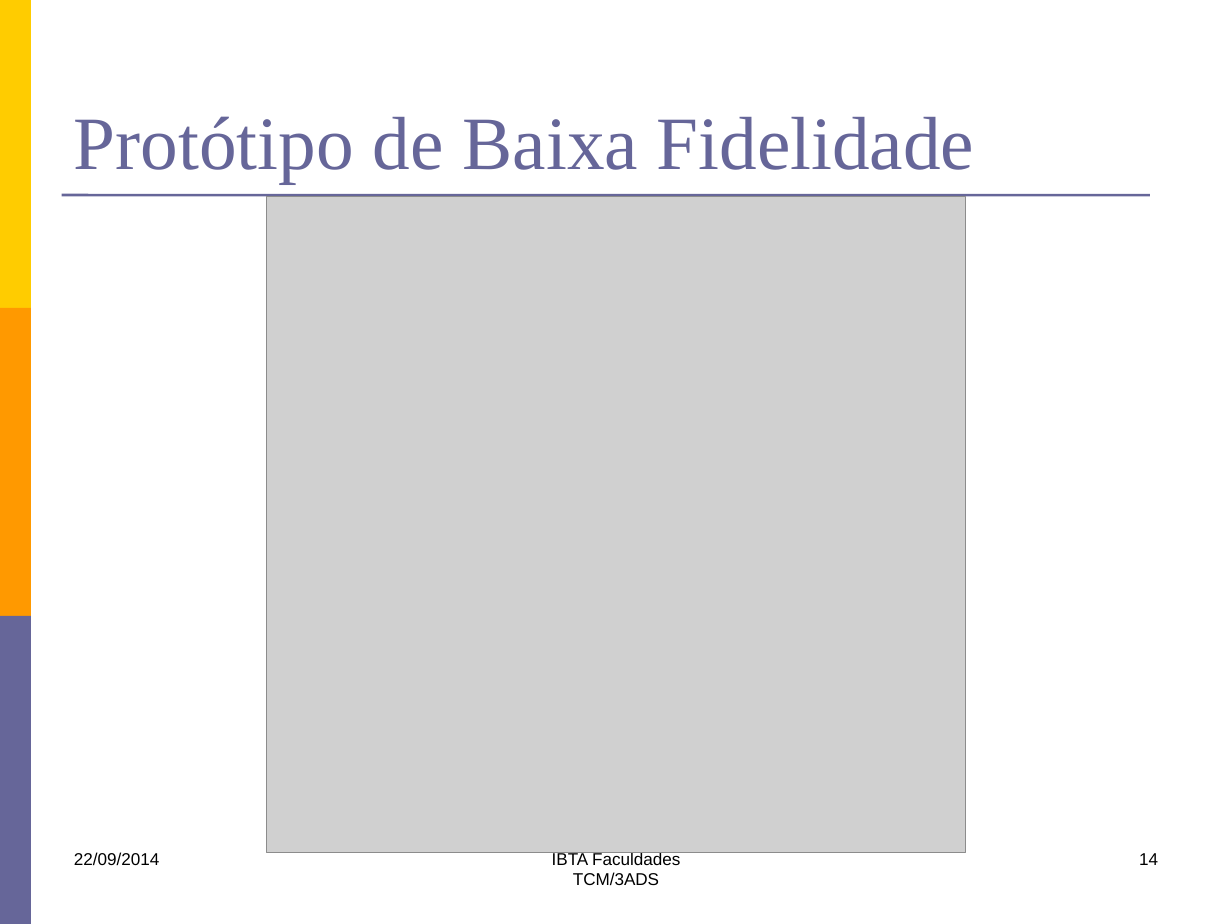
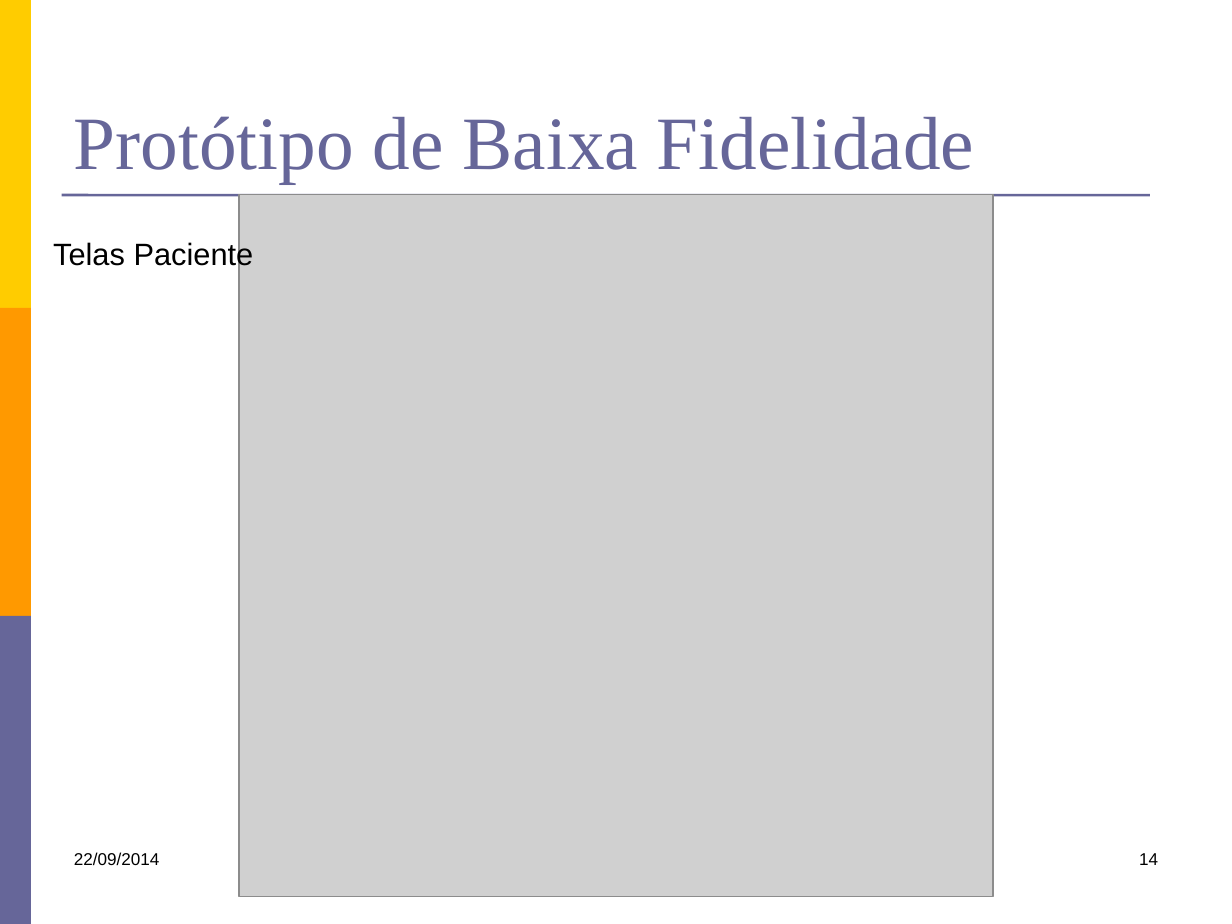
Before and after one commit to kokmz/TCCHUE, a slide deck: slide 14 of documentacao/G4_Apresentacao2sem2014.pptx. Drawn at 1232x924 pixels with LibreOffice and Linux fonts; fonts in the diff are those of the drawing; grey boxes stand for pictures. Boxes give left, top, right and bottom in pixels: in the first picture for what was removed or moved away, otherwise in the second. Text is boxed around its words. In the diff, an @@ line names an element or a change of style, - is before the commit and + after.

Commit message:
Atualização da parte dos protipos de baixa fidelidade.

```diff
--- a/documentacao/G4_Apresentacao2sem2014.pptx
+++ b/documentacao/G4_Apresentacao2sem2014.pptx
@@ picture: place and size @@
-picture at (267, 197, 966, 854)
+picture at (239, 195, 993, 897)
@@ text added at (53, 241, 254, 271), 18 pt, text #000000 @@
+Telas Paciente
@@ text removed at (552, 851, 680, 886) @@
-IBTA Faculdades
-TCM/3ADS
```
Also in this commit, not shown: 16 other slides changed, 11 slides added.
